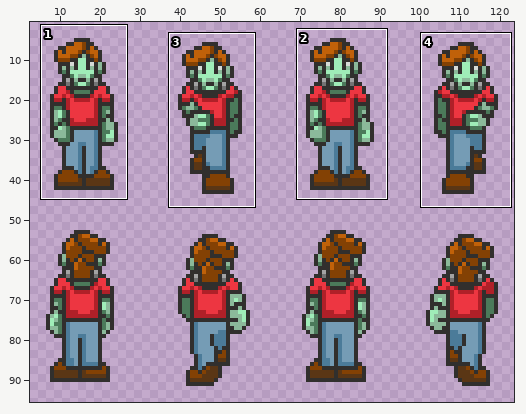
One commit to this sprite sheet: assets/images/franken.png. Above: a wide view before the commit, with the close-up outlined.
Close-up. As it was:
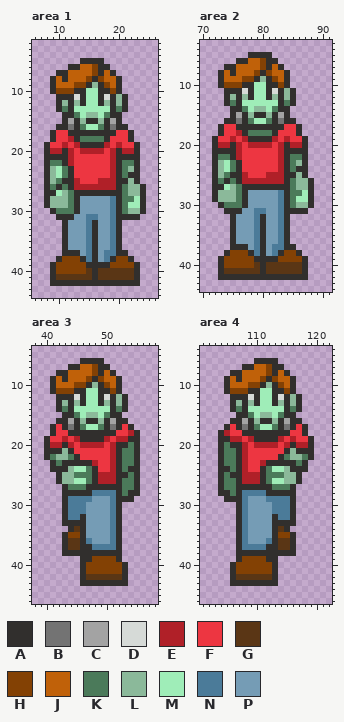
The file is 128x97 pixels. Colours within 5 levels of each other are drawn and written as one. Shown: area 1: x 6..26, y 2..44; area 2: x 70..91, y 3..44; area 3: x 38..58, y 4..46; area 4: x 101..122, y 4..46. The wide view leaves out empty margins. The commit also changed other parts of the picture, which this record leaves out.
Palette (. is transparent): A #312f2d  B #737373  C #a3a3a3  D #d6dad7  E #b02028  F #ed3641  G #5a3615  H #834104  J #c06109  K #4b7a5a  L #8bb99a  M #9fedb8  N #4b7b99  P #759cb5
After the commit:
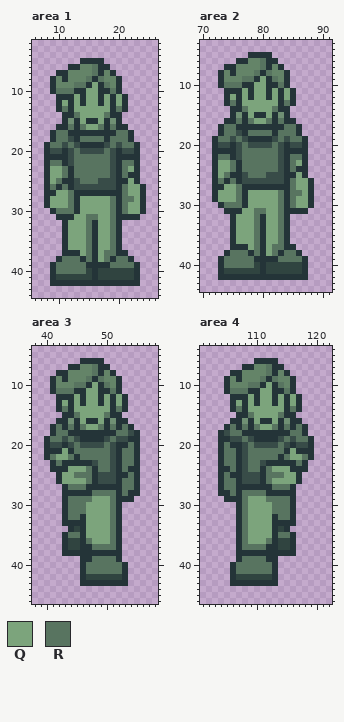
Colours new in this view: Q #7ca47c  R #587460
Changes in this commit:
@@ palette @@
-A #312f2d
+A #243438
-C #a3a3a3
+C #709074
-E #b02028
+E #384c48
-G #5a3615
+G #304440
-J #c06109
+J #648468
--- area 1
@@ x 6..26 @@
  5 ........AAAA.........
- 6 ......AAJJHAA........
- 7 ....AAJJJJHAJA.......
- 8 ...AJAJJJHAHJJA......
- 9 ...AJJJHHALAHJA......
-10 ...AHHHAAMMAAHA......
-11 ....AAADAMMADALA.....
-12 ....ALALAMMALALA.....
-13 ....AKAMMMMMMAKA.....
-14 .....AAKMLLMKAA......
-15 .....ACALAALACA......
-16 ....AABAKMMKABAA.....
-17 ...AFFAAAAAAAAFFA....
-18 ...AFFEAKKKKAFFFA....
-19 ..AFFEFEAAAAEFEFFA...
-20 ..AEEAEFEEEEFEAEEA...
-21 ..AAAAEFFFFFFEAAAA...
-22 ..AKKAEFFFFFFEAKKA...
-23 ..ALMKAFFFFFFEAKLA...
-24 ..ALMKAFFFFFFEAKAA...
-25 ..ALKAAEFFFEEEAALA...
-26 ..AKAKAEEEEEEEAKLLA..
-27 ..AAMLKAAAAAAAAKLLA..
-28 ..ALLLKAPPPPPNAKKMA..
-29 ..ALLLKAPPPPPNAKMMA..
-30 ...AKKKAPPPPPNAKLLA..
-31 ....AAAPPNNPPNAAAA...
-32 .....APPPNAPPNA......
-33 .....APPPNAPPNA......
-34 .....APPPNAPPNA......
-35 .....APPPNAPPNA......
-36 .....APPPNAPPNA......
-37 .....AAAPNAPNNAA.....
-38 ....AHHHANAPNAHHA....
-39 ...AHHHHHAAAAHHHHA...
-40 ...AHHHHHGAGGGGGGA...
+ 6 ......AAJJRAA........
+ 7 ....AAJJJJRAJA.......
+ 8 ...AJAJJJRARJJA......
+ 9 ...AJJJRRAQARJA......
+10 ...ARRRAAQQAARA......
+11 ....AAAQAQQAQAQA.....
+12 ....AQAQAQQAQAQA.....
+13 ....ARAQQQQQQARA.....
+14 .....AARQQQQRAA......
+15 .....ACAQAAQACA......
+16 ....AARARQQRARAA.....
+17 ...ARRAAAAAAAARRA....
+18 ...ARREARRRRARRRA....
+19 ..ARREREAAAAERERRA...
+20 ..AEEAEREEEEREAEEA...
+21 ..AAAAERRRRRREAAAA...
+22 ..ARRAERRRRRREARRA...
+23 ..AQQRARRRRRREARQA...
+24 ..AQQRARRRRRREARAA...
+25 ..AQRAAERRREEEAAQA...
+26 ..ARARAEEEEEEEARQQA..
+27 ..AAQQRAAAAAAAARQQA..
+28 ..AQQQRAQQQQQRARRQA..
+29 ..AQQQRAQQQQQRARQQA..
+30 ...ARRRAQQQQQRARQQA..
+31 ....AAAQQRRQQRAAAA...
+32 .....AQQQRAQQRA......
+33 .....AQQQRAQQRA......
+34 .....AQQQRAQQRA......
+35 .....AQQQRAQQRA......
+36 .....AQQQRAQQRA......
+37 .....AAAQRAQRRAA.....
+38 ....ARRRARAQRARRA....
+39 ...ARRRRRAAAARRRRA...
+40 ...ARRRRRGAGGGGGGA...
 41 ...AGGGGGGAGGGGGGA...
--- area 2
@@ x 70..91 @@
  5 ........AAAA..........
- 6 ......AAJJHAA.........
- 7 ....AAJJJJHAJA........
- 8 ...AJAJJJHAHJJA.......
- 9 ...AJJJHHALAHJA.......
-10 ...AHHHAAMMAAHA.......
-11 ....AAADAMMADALA......
-12 ....ALALAMMALALA......
-13 ....AKAMMMMMMAKA......
-14 .....AAKMLLMKAA.......
-15 .....ACALAALACA.......
-16 ....AABAKMMKABAA......
-17 ...AFFAAAAAAAAFFA.....
-18 ...AFFEAKKKKAFFFA.....
-19 ..AFFEFEAAAAEFEFFA....
-20 ..AEEAEFEEEEFEAEEA....
-21 ..AAAAEFFFFFFEAAAA....
-22 ..AKKAEFFFFFFEAKKA....
-23 ..ALMKAFFFFFFEAKLA....
-24 ..ALMKAFFFFFFEAKAA....
-25 ..ALKAAEFFFEEEAALA....
-26 ..AKAKAEEEEEEEAKLLA...
-27 ..AAMLKAAAAAAAAKLLA...
-28 ..ALLLKAPPPPPNAKKMA...
-29 ..ALLLKAPPPPPNAKMMA...
-30 ...AKKKAPPPPPNAKLLA...
-31 ....AAAPPNNPPNAAAA....
-32 .....APPPNAPPNA.......
-33 .....APPPNAPPNA.......
-34 .....APPPNAPPNA.......
-35 .....APPPNAPPNA.......
-36 .....APPPNAPPNA.......
-37 .....AAAPNAPNNAA......
-38 ....AHHHANAPNAHHA.....
-39 ...AHHHHHAAAAHHHHA....
-40 ...AHHHHHGAGGGGGGA....
+ 6 ......AAJJRAA.........
+ 7 ....AAJJJJRAJA........
+ 8 ...AJAJJJRARJJA.......
+ 9 ...AJJJRRAQARJA.......
+10 ...ARRRAAQQAARA.......
+11 ....AAAQAQQAQAQA......
+12 ....AQAQAQQAQAQA......
+13 ....ARAQQQQQQARA......
+14 .....AARQQQQRAA.......
+15 .....ACAQAAQACA.......
+16 ....AARARQQRARAA......
+17 ...ARRAAAAAAAARRA.....
+18 ...ARREARRRRARRRA.....
+19 ..ARREREAAAAERERRA....
+20 ..AEEAEREEEEREAEEA....
+21 ..AAAAERRRRRREAAAA....
+22 ..ARRAERRRRRREARRA....
+23 ..AQQRARRRRRREARQA....
+24 ..AQQRARRRRRREARAA....
+25 ..AQRAAERRREEEAAQA....
+26 ..ARARAEEEEEEEARQQA...
+27 ..AAQQRAAAAAAAARQQA...
+28 ..AQQQRAQQQQQRARRQA...
+29 ..AQQQRAQQQQQRARQQA...
+30 ...ARRRAQQQQQRARQQA...
+31 ....AAAQQRRQQRAAAA....
+32 .....AQQQRAQQRA.......
+33 .....AQQQRAQQRA.......
+34 .....AQQQRAQQRA.......
+35 .....AQQQRAQQRA.......
+36 .....AQQQRAQQRA.......
+37 .....AAAQRAQRRAA......
+38 ....ARRRARAQRARRA.....
+39 ...ARRRRRAAAARRRRA....
+40 ...ARRRRRGAGGGGGGA....
 41 ...AGGGGGGAGGGGGGA....
--- area 3
@@ x 38..58 @@
  6 ........AAAA.........
- 7 ......AAJJHAA........
- 8 ....AAJJJJHAJA.......
- 9 ...AJAJJJHAHJJA......
-10 ...AJJJHHALAHJA......
-11 ...AHHHAAMMAAHA......
-12 ....AAADAMMADALA.....
-13 ....ALALAMMALALA.....
-14 ....AKAMMMMMMAKA.....
-15 .....AAKMLLMKAA......
-16 ....AACALAALACAA.....
-17 ...AFABAKMMKABAFA....
-18 ...AFFAAAAAAAAFFEA...
-19 ..AFFEFEAAAAEFEEAA...
-20 ..AEEAEFEEEEFEAAKA...
-21 ..AAALAFFFFFFEAKKA...
-22 ..AKLLKAFFFFFEAKKA...
-23 ...AKAAAAAEFFEAKKA...
-24 ...AAALMMKAFFEAKAA...
-25 ....ALLKKKAEEEAAKA...
-26 ....ALLMMKAEEEAKKA...
-27 .....AKKKAAAAAAKKA...
-28 .....AAAAANNNNAKAA...
-29 .....ANNNNPPPNAAA....
-30 .....ANNNPPPPNA......
-31 .....ANNNPPPPNA......
-32 .....ANNAPPPPNA......
-33 .....AAAAPPPPNA......
-34 ......AGAPPPPNA......
-35 .....AHHAPPPPNA......
-36 .....AGGANPPPNA......
-37 .....AGGAANNNNA......
+ 7 ......AAJJRAA........
+ 8 ....AAJJJJRAJA.......
+ 9 ...AJAJJJRARJJA......
+10 ...AJJJRRAQARJA......
+11 ...ARRRAAQQAARA......
+12 ....AAAQAQQAQAQA.....
+13 ....AQAQAQQAQAQA.....
+14 ....ARAQQQQQQARA.....
+15 .....AARQQQQRAA......
+16 ....AACAQAAQACAA.....
+17 ...ARARARQQRARARA....
+18 ...ARRAAAAAAAARREA...
+19 ..ARREREAAAAEREEAA...
+20 ..AEEAEREEEEREAARA...
+21 ..AAAQARRRRRREARRA...
+22 ..ARQQRARRRRREARRA...
+23 ...ARAAAAAERREARRA...
+24 ...AAAQQQRARREARAA...
+25 ....AQQRRRAEEEAARA...
+26 ....AQQQQRAEEEARRA...
+27 .....ARRRAAAAAARRA...
+28 .....AAAAARRRRARAA...
+29 .....ARRRRQQQRAAA....
+30 .....ARRRQQQQRA......
+31 .....ARRRQQQQRA......
+32 .....ARRAQQQQRA......
+33 .....AAAAQQQQRA......
+34 ......AGAQQQQRA......
+35 .....ARRAQQQQRA......
+36 .....AGGARQQQRA......
+37 .....AGGAARRRRA......
 38 .....AAAAAAAAAA......
-39 ........AAHHHHA......
-40 ........AHHHHHHA.....
-41 ........AHHHHHHA.....
+39 ........AARRRRA......
+40 ........ARRRRRRA.....
+41 ........ARRRRRRA.....
 42 ........AGGGGGGA.....
--- area 4
@@ x 101..122 @@
  6 .........AAAA.........
- 7 .......AAJJHAA........
- 8 .....AAJJJJHAJA.......
- 9 ....AJAJJJHAHJJA......
-10 ....AJJJHHALAHJA......
-11 ....AHHHAAMMAAHA......
-12 .....AAADAMMADALA.....
-13 .....ALALAMMALALA.....
-14 .....AKAMMMMMMAKA.....
-15 ......AAKMLLMKAA......
-16 .....AACALAALACAA.....
-17 ....AFABAKMMKABAFA....
-18 ...AEFFAAAAAAAAFFA....
-19 ...AAEEFEAAAAEFEFFA...
-20 ...AKAAEFEEEEFEAEEA...
-21 ...AKKAEFFFFFFALAAA...
-22 ...AKKAEFFFFFAKLLKA...
-23 ...AKKAEFFEAAAAAKA....
-24 ...AAKAEFFAKMMLAAA....
-25 ...AKAAEEEAKKKLLA.....
-26 ...AKKAEEEAKMMLLA.....
-27 ...AKKAAAAAAKKKA......
-28 ...AAKANNNNAAAAA......
-29 ....AAANPPPNNNNA......
-30 ......ANPPPPNNNA......
-31 ......ANPPPPNNNA......
-32 ......ANPPPPANNA......
-33 ......ANPPPPAAAA......
-34 ......ANPPPPAGA.......
-35 ......ANPPPPAHHA......
-36 ......ANPPPNAGGA......
-37 ......ANNNNAAGGA......
+ 7 .......AAJJRAA........
+ 8 .....AAJJJJRAJA.......
+ 9 ....AJAJJJRARJJA......
+10 ....AJJJRRAQARJA......
+11 ....ARRRAAQQAARA......
+12 .....AAAQAQQAQAQA.....
+13 .....AQAQAQQAQAQA.....
+14 .....ARAQQQQQQARA.....
+15 ......AARQQQQRAA......
+16 .....AACAQAAQACAA.....
+17 ....ARARARQQRARARA....
+18 ...AERRAAAAAAAARRA....
+19 ...AAEEREAAAAERERRA...
+20 ...ARAAEREEEEREAEEA...
+21 ...ARRAERRRRRRAQAAA...
+22 ...ARRAERRRRRARQQRA...
+23 ...ARRAERREAAAAARA....
+24 ...AARAERRARQQQAAA....
+25 ...ARAAEEEARRRQQA.....
+26 ...ARRAEEEARQQQQA.....
+27 ...ARRAAAAAARRRA......
+28 ...AARARRRRAAAAA......
+29 ....AAARQQQRRRRA......
+30 ......ARQQQQRRRA......
+31 ......ARQQQQRRRA......
+32 ......ARQQQQARRA......
+33 ......ARQQQQAAAA......
+34 ......ARQQQQAGA.......
+35 ......ARQQQQARRA......
+36 ......ARQQQRAGGA......
+37 ......ARRRRAAGGA......
 38 ......AAAAAAAAAA......
-39 ......AHHHHAA.........
-40 .....AHHHHHHA.........
-41 .....AHHHHHHA.........
+39 ......ARRRRAA.........
+40 .....ARRRRRRA.........
+41 .....ARRRRRRA.........
 42 .....AGGGGGGA.........
